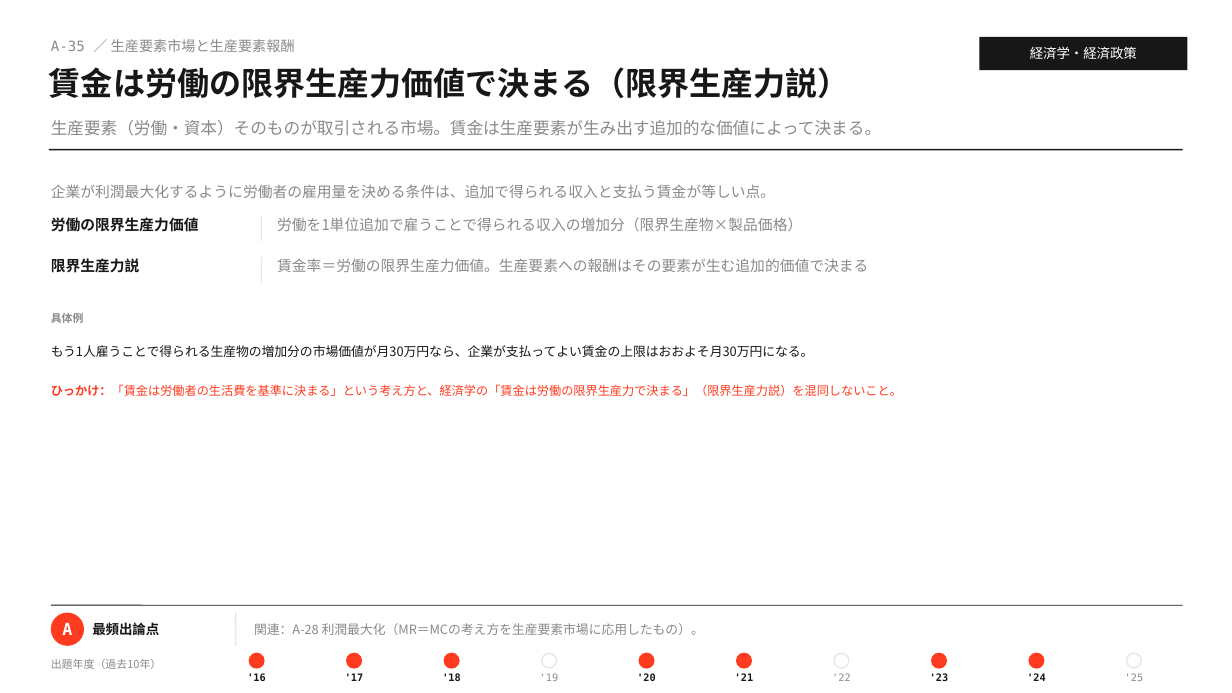
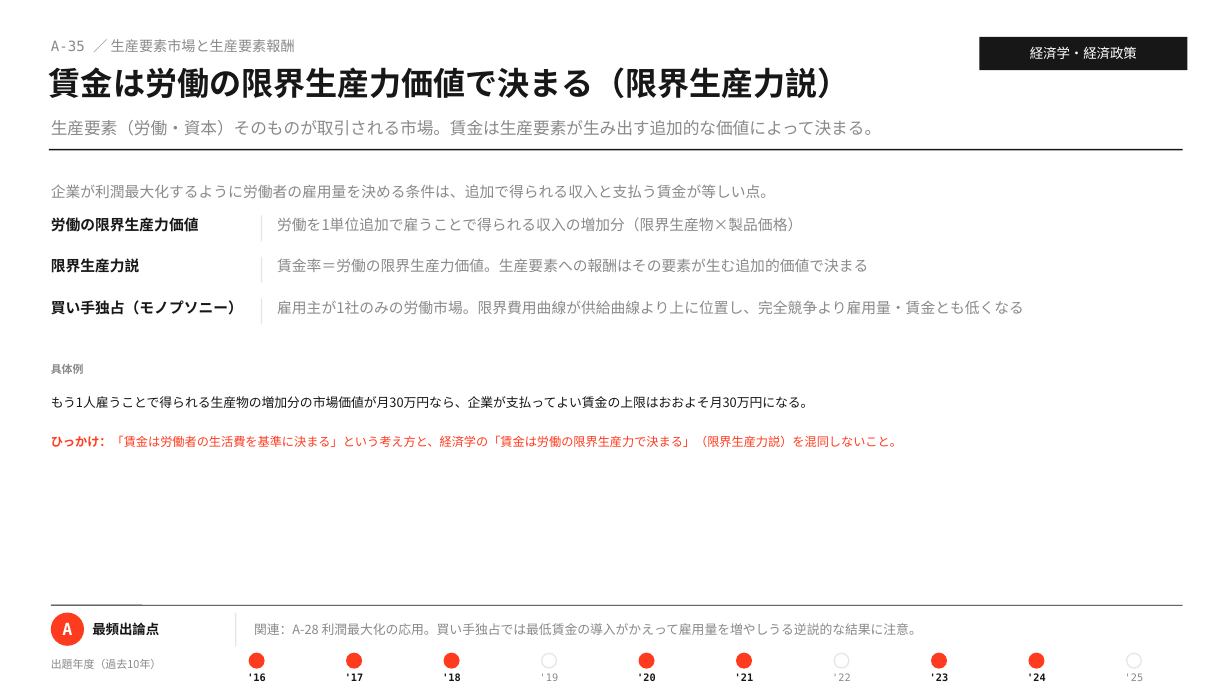
Before and after one commit to MasatoshiSano/SMEC, a slide deck: slide 52 of slides/1st_stage/A_economics.pptx. Drawn at 1232x693 pixels with LibreOffice and Linux fonts; fonts in the diff are those of the drawing. Boxes give left, top, right and bottom in pixels: in the first picture for what was removed or moved away, otherwise in the second. Text is boxed around its words. In the diff, an @@ line names an element or a change of style, - is before the commit and + after.

```diff
--- a/slides/1st_stage/A_economics.pptx
+++ b/slides/1st_stage/A_economics.pptx
@@ line added from (262, 299) to (262, 324), #E6E6E6 1 pt @@
@@ text added at (x1=51, y1=300, x2=243, y2=315), 11.5 pt, text #171717, bold @@
+買い手独占（モノプソニー）
@@ text added at (x1=277, y1=300, x2=1024, y2=314), 11.5 pt, text #8A8A8A @@
+雇用主が1社のみの労働市場。限界費用曲線が供給曲線より上に位置し、完全競争より雇用量・賃金とも低くなる
@@ text "具体例" moved from (x1=51, y1=313, x2=814, y2=357) to (x1=51, y1=364, x2=814, y2=408) @@
@@ text "ひっかけ：「賃金は労働者の生活費を基準に決まる」という考え方と、経済学の「賃金は労働の限界生産力で決まる」（限界生産力説 ..." moved from (x1=51, y1=384, x2=902, y2=396) to (x1=51, y1=435, x2=902, y2=447) @@
@@ text at (x1=254, y1=623, x2=922, y2=635): text changed @@
-関連：A-28 利潤最大化（MR＝MCの考え方を生産要素市場に応用したもの）。
+関連：A-28 利潤最大化の応用。買い手独占では最低賃金の導入がかえって雇用量を増やしうる逆説的な結果に注意。
```
Also in this commit, not shown: 12 other slides changed, 3 other files.
